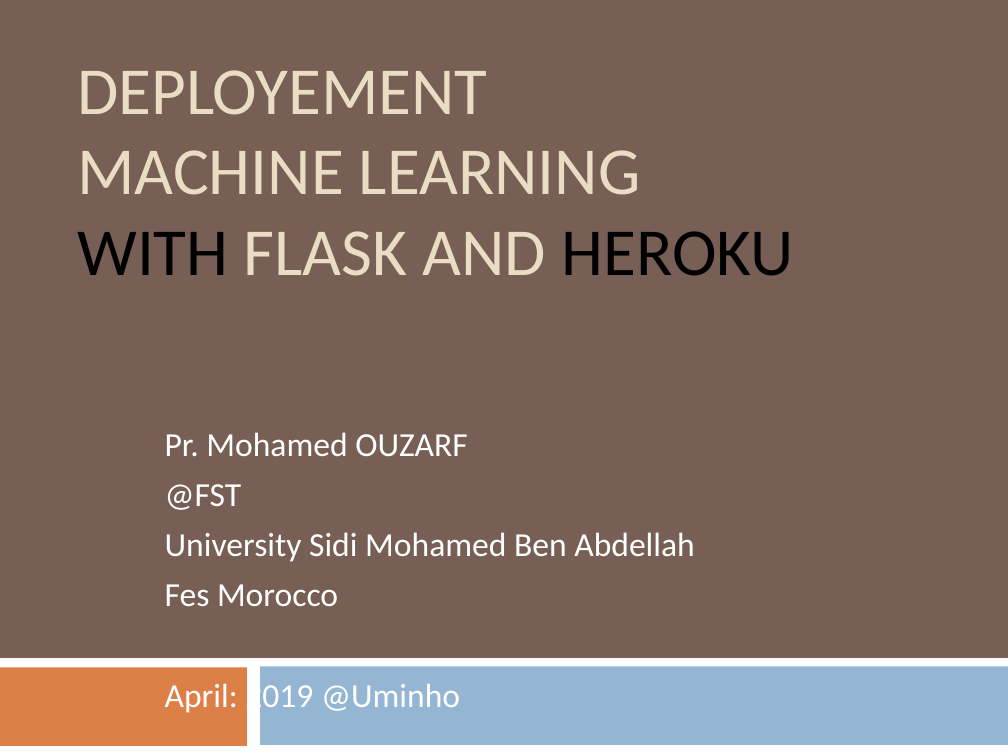
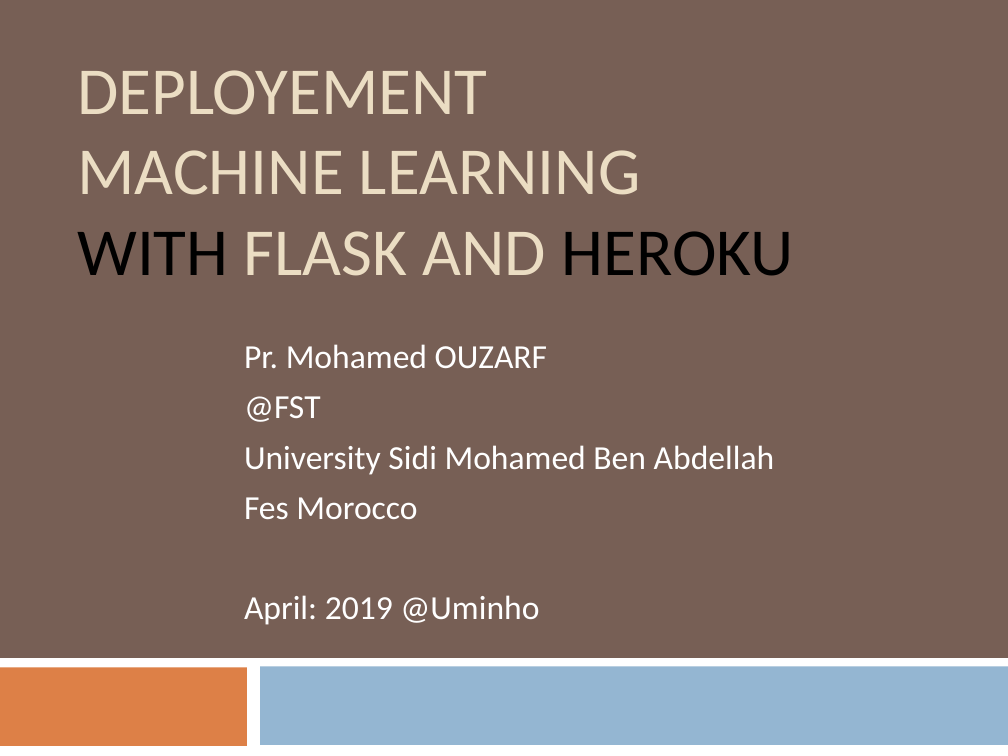
Before and after one commit to ouzarf/seminars, a slide deck: slide 1 of uminho19-Flask - Heroku.pptx. Drawn at 1008x756 pixels with LibreOffice and Linux fonts; fonts in the diff are those of the drawing. Boxes give left, top, right and bottom in pixels: in the first picture for what was removed or moved away, otherwise in the second. Text is boxed around its words. In the diff, an @@ line names an element or a change of style, - is before the commit and + after.

```diff
--- a/uminho19-Flask - Heroku.pptx
+++ b/uminho19-Flask - Heroku.pptx
@@ subtitle "Pr. Mohamed OUZARF": place and size @@
-subtitle "Pr. Mohamed OUZARF" at [165,432,695,715]
+subtitle "Pr. Mohamed OUZARF" at [244,344,775,625]
```
Also in this commit, not shown: 1 other slide changed.
